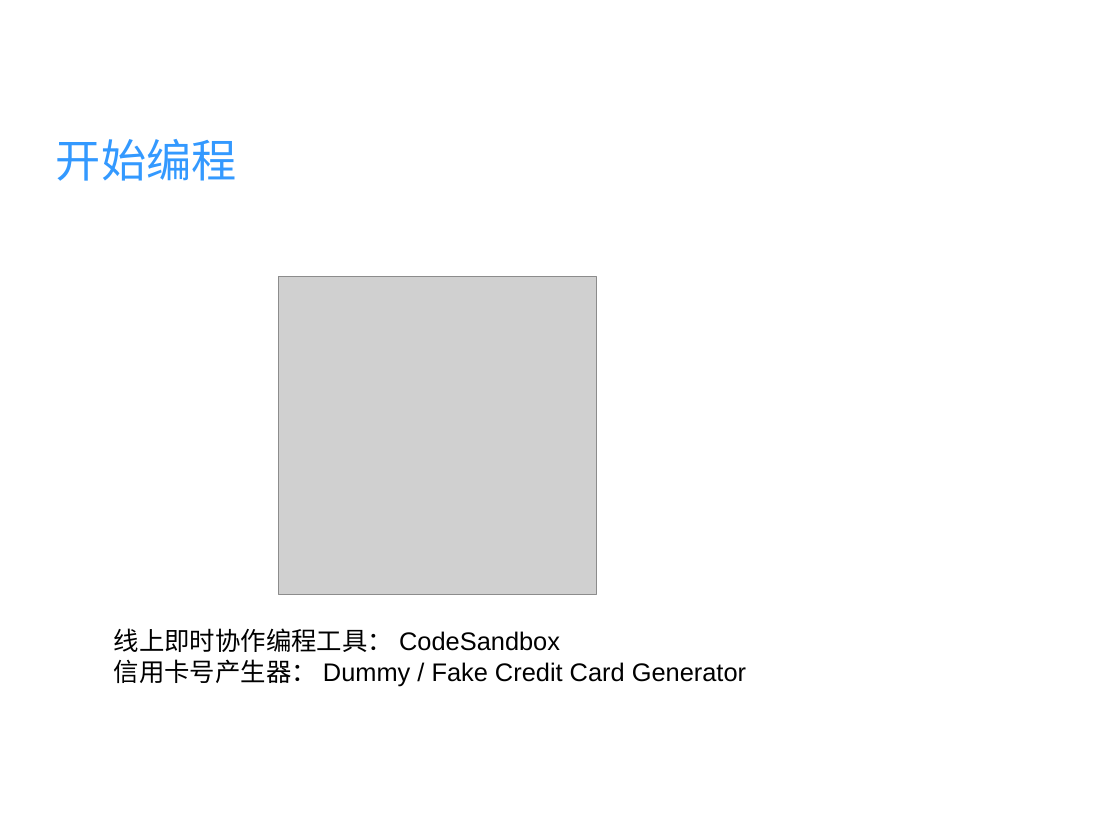
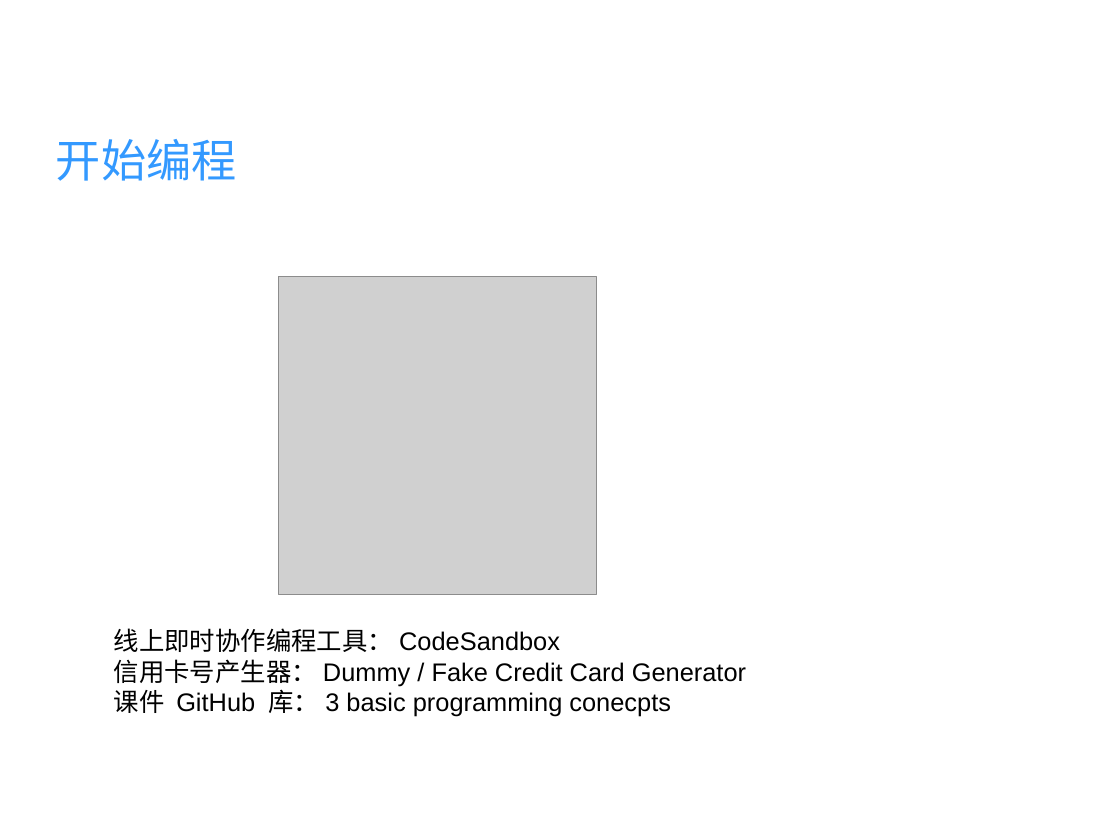
Before and after one commit to JSNCoder/3-basic-programming-conecpts, a slide deck: slide 16 of 编程三要素.odp. Drawn at 1120x840 pixels with LibreOffice and Linux fonts; fonts in the diff are those of the drawing; grey boxes stand for pictures; background and template pictures are left out. Boxes give left, top, right and bottom in pixels: in the first picture for what was removed or moved away, otherwise in the second. Text is boxed around its words. In the diff, an @@ line names an element or a change of style, - is before the commit and + after.

Commit message:
课件更新

```diff
--- a/编程三要素.odp
+++ b/编程三要素.odp
@@ text at bbox=[114, 689, 671, 717]: paragraph added @@
+课件 GitHub 库：3 basic programming conecpts
```
